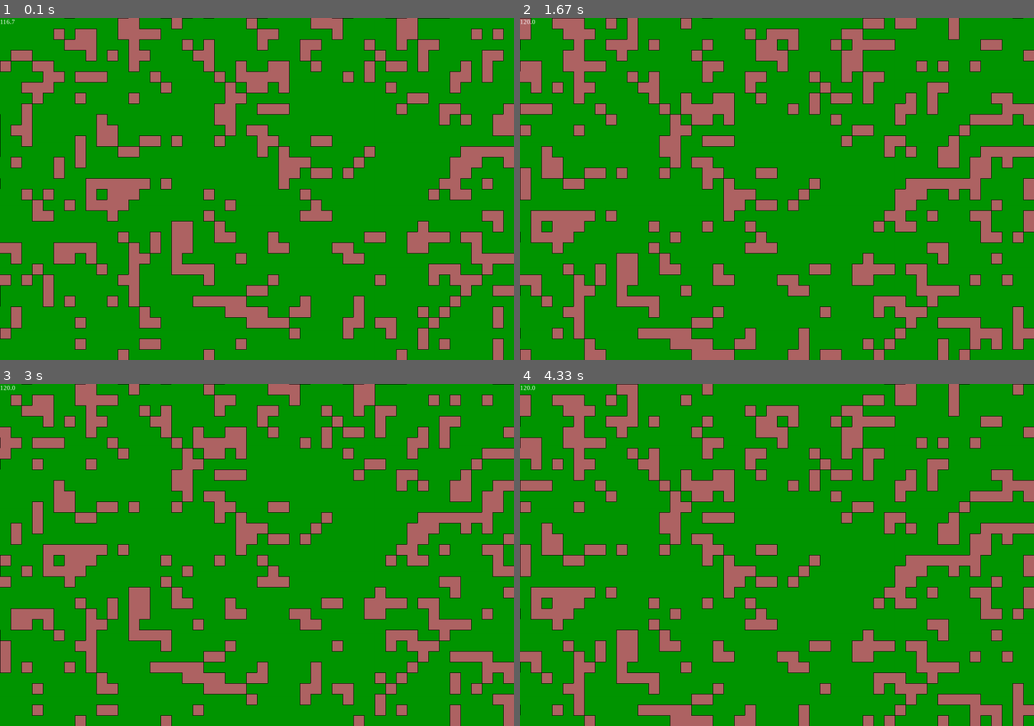
Above: before the commit, frames 1-4 (two rows, left to right).
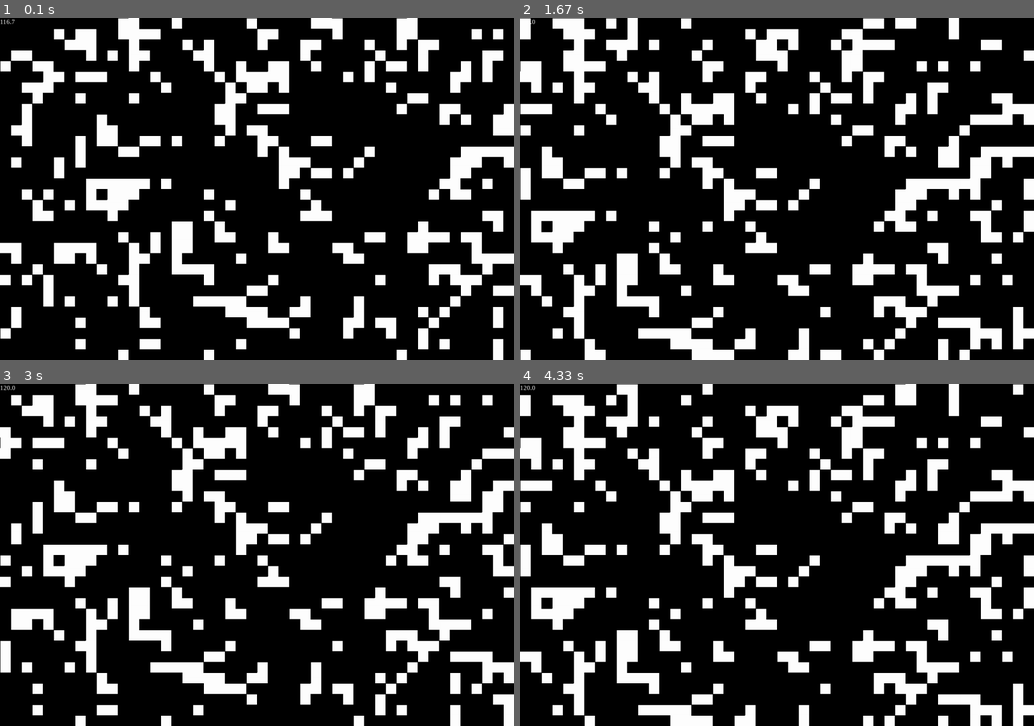
Above: after the commit, the same moments.

Repository: Name6672/python-testing
Game: pygame game, started from block colour grid.py
The game is run twice, just before and just after one commit, with the same random seed, the same clock (stepped at 60 frames per second) and the same inputs.
Inputs (mouse positions are in pixels of both pictures, inside the frame that each line leads up to):
- Up to frame 1 (0.1 s): no input
- Up to frame 2 (1.67 s): click (777, 189) at 0.38 s; hold D 0.67-1.13 s; hold W 1.17-1.47 s; hold D from 1.5 s (still down)
- Up to frame 3 (3 s): release D at 1.97 s; hold A 2-2.53 s; hold S 2.57-2.87 s; hold A from 2.9 s (still down)
- Up to frame 4 (4.33 s): release A at 3.3 s; hold W 3.33-3.7 s; hold D from 3.73 s (still down)

The runs differ from the first frame. In frame 1, 100% of the frame differs, in the area x 0-100%, y 0-100%; in frame 2, 100%; in frame 3, 100%; in frame 4, 100%.

Commit message:
pyinstaller testing commencing

Diff:
--- a/BEAST BASIC.py
+++ b/BEAST BASIC.py
@@ -10,7 +10,7 @@
 
 
 operations = [
-  Operation('for','iter',3,[0b])
+  Operation('for','iter',3,[0b00000000])
 ]
 
 def parse_to_words(filename):
--- a/block colour grid.py
+++ b/block colour grid.py
@@ -84,8 +84,8 @@
     return grid
 
   checker_colour_dict = { # dictionary to convert from true false to colours
-    True:(175,100,100),
-    False:(0,150,0)
+    True:(255,255,255),
+    False:(0,0,0)
   }
 
   def colour_blocks(surf,grid:BlockGrid):#deprecated function for drawing blocks to a surface (the screen)
--- /dev/null
+++ b/matrix_reducer.py
@@ -0,0 +1,31 @@
+
+
+from textwrap import fill
+from turtle import width
+
+
+class Matrix:
+  def __init__(self,height,width,fill_value=0):
+    self.height = height
+    self.width = width
+    self.matrix = self.create_matrix(fill_value)
+  def create_matrix(self,fill_value=0):
+    matrix = []
+    for i in range(self.height):
+      col = []
+      for b in range(self.width):
+        col.append(fill_value)
+      matrix.append(col)
+    return matrix
+  def set_at(self,y,x,value):
+    self.matrix[y][x] = value
+  def get_at(self,y,x):
+    return self.matrix[y][x]
+
+  def row_reduce(self):
+    col_leads = []
+    height_index = 0
+    for x in range(self.width):
+      for y in range(self.height):
+        if self.get_at(y,x) != 0:
+          height_index += 1
--- a/simpler_games.py
+++ b/simpler_games.py
@@ -1,9 +1,11 @@
+from tokenize import String
 import pygame
 import sys
 import random
 import math
 import bisect
 import timeit
+import _thread
 
 
 
@@ -754,7 +756,7 @@
         clock.tick(fps)
     pygame.display.set_caption('Menu')
 #---------------------------------------------------------------------------
-  def minesweeper(self):
+  def minesweeper(self) -> tuple:
     global fps
     fps = 60
     pygame.display.set_caption('Minesweeper')
@@ -777,7 +779,7 @@
 
     bombs_list = []
 
-    def make_bombs(bombs:int,unallowed:list,forced:list):
+    def make_bombs(bombs:int,unallowed:list,forced:list) -> None:
       for i in range(bombs):
         while True:
           if forced == []:
@@ -797,7 +799,7 @@
               break
 
 
-    def get_bombs_for(x,y):
+    def get_bombs_for(x,y) -> int:
       if playarea.get_value(x,y) == 1:
         return 'bomb'
       else:
@@ -810,7 +812,7 @@
                   bombs+=1
         return bombs
 
-    def check_around(x,y,include):
+    def check_around(x,y,include) -> str:
       middle = get_bombs_for(x,y)
       if middle == 'bomb' and include:
         print('that was a bomb')
@@ -1153,9 +1155,14 @@
 
     button_img = pygame.image.load('exit_button.png')
     running = True
+
     def button_on_click(self):
       nonlocal running
       running = False
+
+    def particle_update_threading(particle,*args):
+      if particle.update(args[0],args[1]) == 'dead':
+        particles.remove(particle)
 
     instructions = [
       '',
@@ -1353,8 +1360,7 @@
         button.update(mouse_pos)
       if not paused:
         for particle in particles:
-          if particle.update(gravity/3,dt) == 'dead':
-            particles.remove(particle)
+          _thread.start_new_thread(particle_update_threading,(particle,gravity/3,dt))
         if len(particles) > 0 and t-last_force > time_between_forces:
           particle = choose_random(particles)
           particle.apply_force((0.01,0),particle.life_left)
